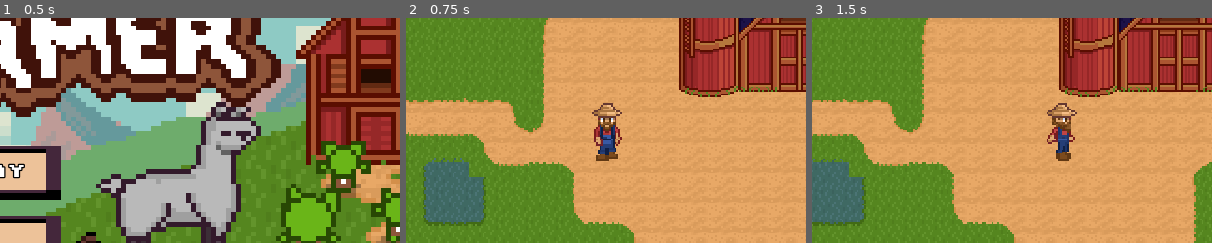
Above: before the commit, frames 1-3 (left to right).
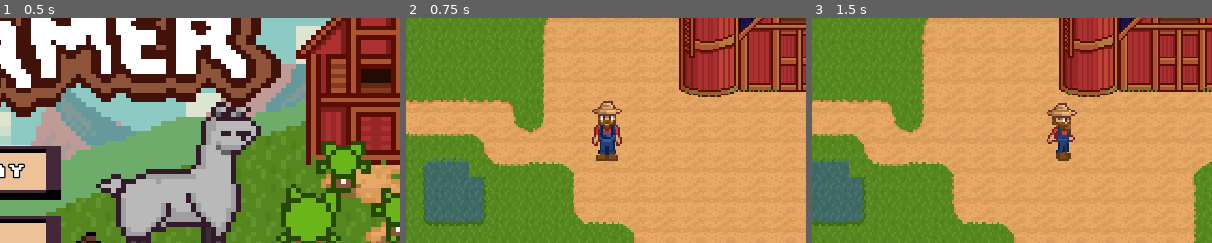
Above: after the commit, the same moments.

Repository: astro-panda/poo-farmer
Game: Godot game, scene res://Scenes/Main.tscn
Two runs of this game, one before a commit and one after it. Both use one fixed random seed, a clock stepped at 60 frames per second and the inputs below.
Inputs (mouse positions are % of the whole screen's width and height, from its top left):
- Up to frame 1 (0.5 s): no input
- Up to frame 2 (0.75 s): click "Start" at 0.5 s
- Up to frame 3 (1.5 s): tap Enter at 1.25 s; move the mouse to (72, 45) at 1.27 s; hold Right (move_right) from 1.28 s (still down); hold Keypad 0 (deep_pockets) from 1.28 s (still down); click (72, 45) at 1.42 s
The pictures show only the part of the screen within x 25-75%, y 25-75%; the shares and areas given below are measured in that part.

Frame 1 is identical in both runs. In frame 2, 0.9% of the frame differs, in the area x 46-54%, y 36-64%; in frame 3, nothing differs.

Commit message:
Fix goblin collides with animal, move poo to layer 5

Diff:
--- a/poofarmer/Scenes/Animal/Animal.tscn
+++ b/poofarmer/Scenes/Animal/Animal.tscn
@@ -469,7 +469,7 @@
 [node name="Sprite" type="AnimatedSprite" parent="."]
 frames = SubResource( 2 )
 animation = "Chicken - down"
-frame = 1
+frame = 3
 playing = true
 
 [node name="CollisionShape2D" type="CollisionShape2D" parent="."]
--- a/poofarmer/Scenes/Gnome.tscn
+++ b/poofarmer/Scenes/Gnome.tscn
@@ -240,7 +240,7 @@
 scale = Vector2( 1.5, 1.5 )
 frames = SubResource( 1 )
 animation = "down"
-frame = 1
+frame = 3
 playing = true
 
 [node name="Glow" type="AnimatedSprite" parent="AnimatedSprite"]
--- a/poofarmer/Scenes/Goblin.tscn
+++ b/poofarmer/Scenes/Goblin.tscn
@@ -98,21 +98,21 @@
 extents = Vector2( 12, 13.5 )
 
 [sub_resource type="CircleShape2D" id=19]
-radius = 46.3345
+radius = 20.0
 
 [sub_resource type="RectangleShape2D" id=20]
 extents = Vector2( 12, 13.5 )
 
 [node name="Goblin" type="KinematicBody2D" groups=["goblin"]]
 collision_layer = 8
-collision_mask = 38
+collision_mask = 52
 script = ExtResource( 1 )
 
 [node name="AnimatedSprite" type="AnimatedSprite" parent="."]
 scale = Vector2( 1.5, 1.5 )
 frames = SubResource( 17 )
 animation = "down"
-frame = 1
+frame = 2
 playing = true
 
 [node name="CollisionShape2D" type="CollisionShape2D" parent="."]
--- a/poofarmer/Scenes/Player.tscn
+++ b/poofarmer/Scenes/Player.tscn
@@ -21,7 +21,7 @@
 [ext_resource path="res://Audio/Weapons/Railgun.wav" type="AudioStream" id=19]
 
 [sub_resource type="RectangleShape2D" id=22]
-extents = Vector2( 12, 4.5 )
+extents = Vector2( 10, 4 )
 
 [sub_resource type="RectangleShape2D" id=1]
 extents = Vector2( 12, 23.5 )
@@ -138,7 +138,7 @@
 } ]
 
 [node name="Player" type="KinematicBody2D" groups=["player"]]
-collision_mask = 4
+collision_mask = 20
 script = ExtResource( 1 )
 poo_pellets = ExtResource( 3 )
 speed = 18000
@@ -157,7 +157,7 @@
 scale = Vector2( 1.5, 1.5 )
 frames = SubResource( 2 )
 animation = "down"
-frame = 1
+frame = 2
 playing = true
 
 [node name="SpeechBubble" type="AnimatedSprite" parent="PlayerSprite"]
--- a/poofarmer/Scenes/Poo.tscn
+++ b/poofarmer/Scenes/Poo.tscn
@@ -5,18 +5,22 @@
 [ext_resource path="res://Images/Crap.Rainbow.png" type="Texture" id=3]
 
 [sub_resource type="AtlasTexture" id=3]
+flags = 4
 atlas = ExtResource( 3 )
 region = Rect2( 0, 0, 16, 16 )
 
 [sub_resource type="AtlasTexture" id=4]
+flags = 4
 atlas = ExtResource( 3 )
 region = Rect2( 16, 0, 16, 16 )
 
 [sub_resource type="AtlasTexture" id=5]
+flags = 4
 atlas = ExtResource( 3 )
 region = Rect2( 32, 0, 16, 16 )
 
 [sub_resource type="AtlasTexture" id=6]
+flags = 4
 atlas = ExtResource( 3 )
 region = Rect2( 48, 0, 16, 16 )
 
@@ -39,15 +43,15 @@
 [node name="Poo" type="Area2D" groups=["poo"]]
 scale = Vector2( 0.5, 0.5 )
 z_index = -1
-collision_layer = 4
-collision_mask = 25
+collision_layer = 16
+collision_mask = 9
 script = ExtResource( 2 )
 
 [node name="AnimatedSprite" type="AnimatedSprite" parent="."]
 scale = Vector2( 1.5, 1.5 )
 frames = SubResource( 1 )
 animation = "Unicorn"
-frame = 1
+frame = 3
 playing = true
 
 [node name="CollisionShape2D" type="CollisionShape2D" parent="."]
--- a/poofarmer/project.godot
+++ b/poofarmer/project.godot
@@ -44,7 +44,7 @@
 "language": "GDScript",
 "path": "res://Scenes/MobAudioController.gd"
 }, {
-"base": "KinematicBody2D",
+"base": "Area2D",
 "class": "Player",
 "language": "GDScript",
 "path": "res://Scripts/Player.gd"
Not shown, added: poofarmer/Scenes/collisionLayers.txt
